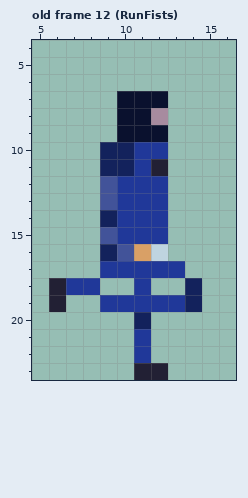
One commit to this pixel-art file: art/ase/guardFists.aseprite. Above, as it was before the edit.
24x24 pixels, 22 frames. Shown: old frame 12 (RunFists): x 5..16, y 4..23. The commit also changed other frames, which this record leaves out.
And afterwards:
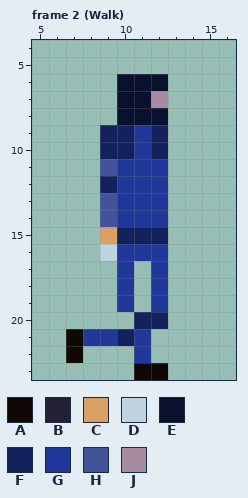
Palette (. is transparent): A #100903  B #222034  C #d9a066  D #bfd4e0  E #0a112e  F #13225c  G #203899  H #425399  J #a78b9f
A new or re-ordered frame is compared with the old frame closest to it.
The edit:
frames 22 -> 26
Changed rows in their new state; - is an unchanged pixel.
Frame 2 (Walk) is new; against old frame 12 (RunFists):
first column x 6:
 6 ----EEE--
 7 ------J--
 8 ------E--
 9 ---FFGF--
10 ------F--
11 ---HG-G--
12 ---F-----
14 ---H-----
15 ---CFFF--
16 ---DGGG--
17 ---.-.-.-
18 ...-G.G-.
19 .--.-.-..
20 ------F--
21 -AGGF----
22 -A-------
23 -----AA--
